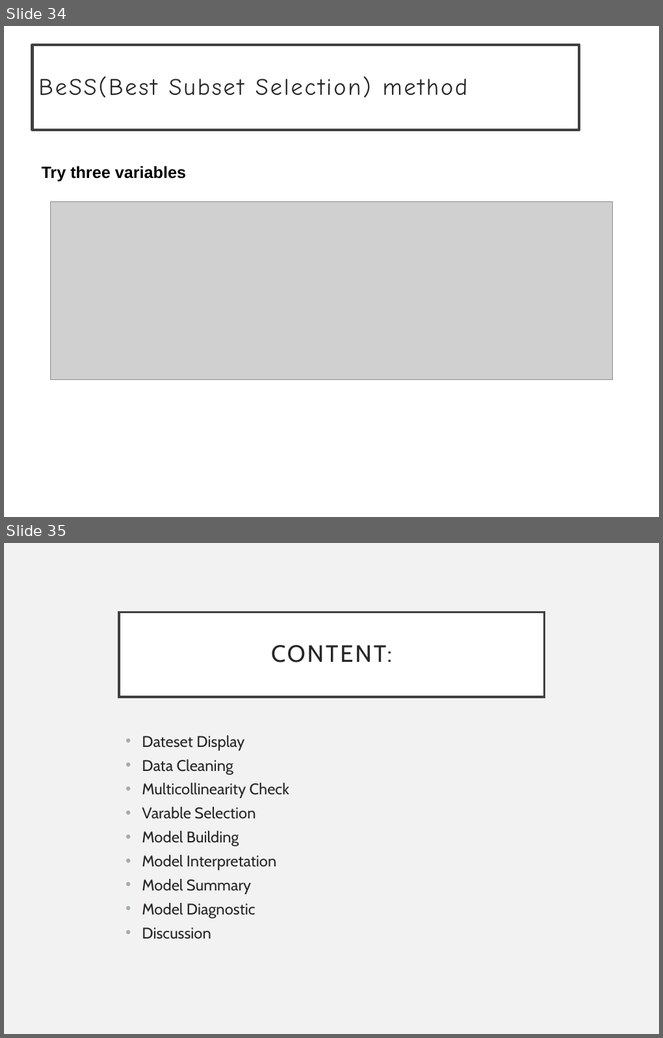
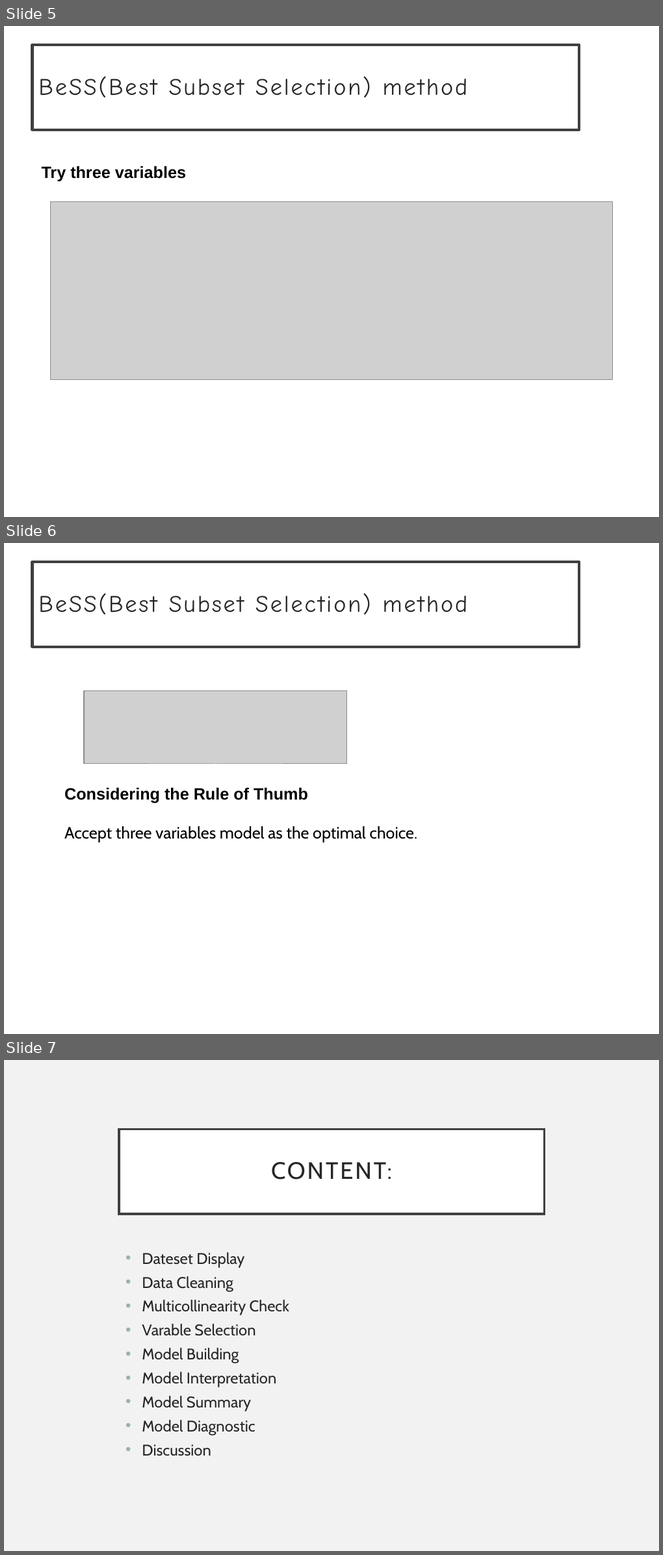
Before and after one commit to MjolnirT/UW-STAT628-M2, a slide deck: slide - Hao.pptx. Shown one above the other, each under a label of ours: slides 34 and 35 before the commit, slides 5, 6 and 7 after it. The pictures are 663x1038 and 663x1555 pixels, drawn with LibreOffice and Linux fonts; fonts in the diff are those of the drawing; grey boxes stand for pictures. Boxes give left, top, right and bottom in pixels: in the first picture for what was removed or moved away, otherwise in the second. Text is boxed around its words. In the diff, an @@ line names an element or a change of style, - is before the commit and + after.

```diff
--- a/slide - Hao.pptx
+++ b/slide - Hao.pptx
@@ slide 6 added at (4, 543, 659, 1034), background #FFFFFF @@
@@ rectangle added at (32, 561, 579, 646), fill #FFFFFF, outline #404040 3 pt, 26 pt, text #262626 @@
+BeSS(Best Subset Selection) method
@@ picture added at (84, 691, 347, 764) @@
@@ text added at (64, 787, 418, 843), 18 pt, text #000000 @@
+Considering the Rule of Thumb
+Accept three variables model as the optimal choice.
@@ what was slide 34 is now slide 5 @@
@@ what was slide 35 is now slide 7 @@
```
Also in this commit, not shown: 1 slide changed, 29 slides removed.
